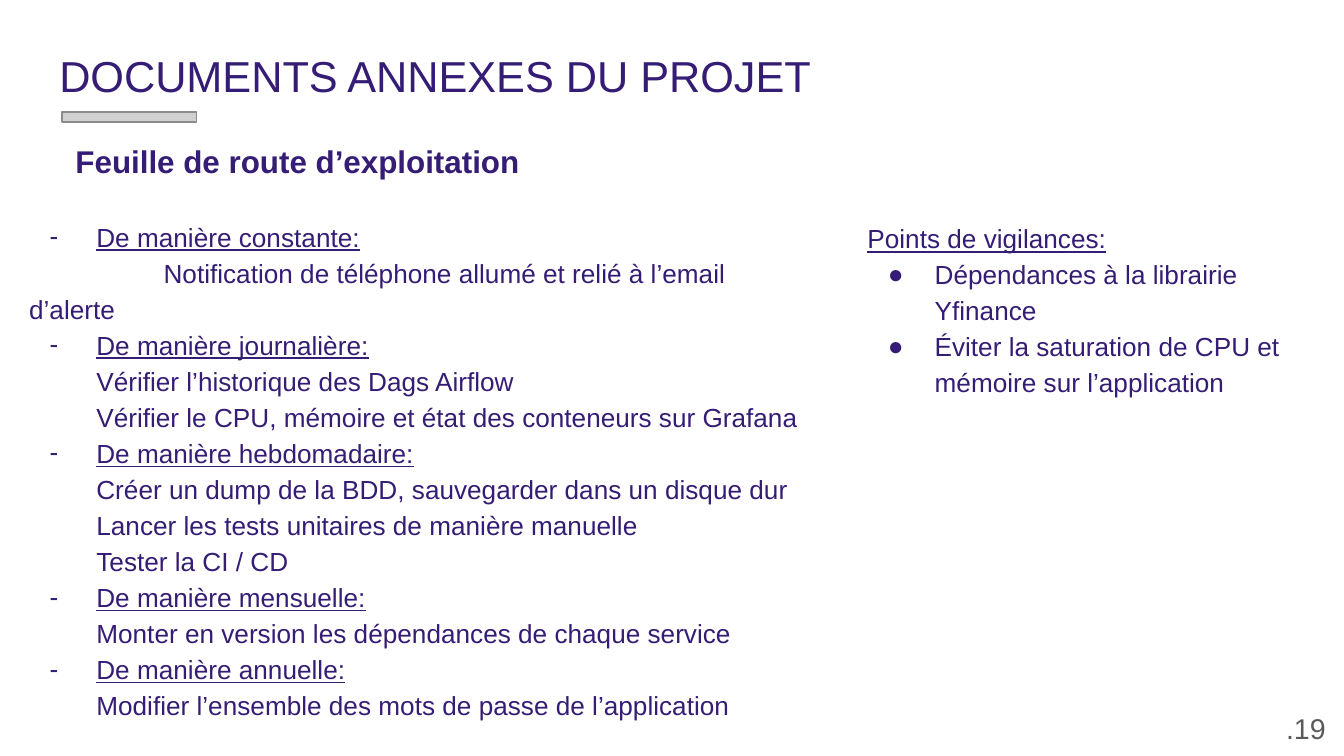
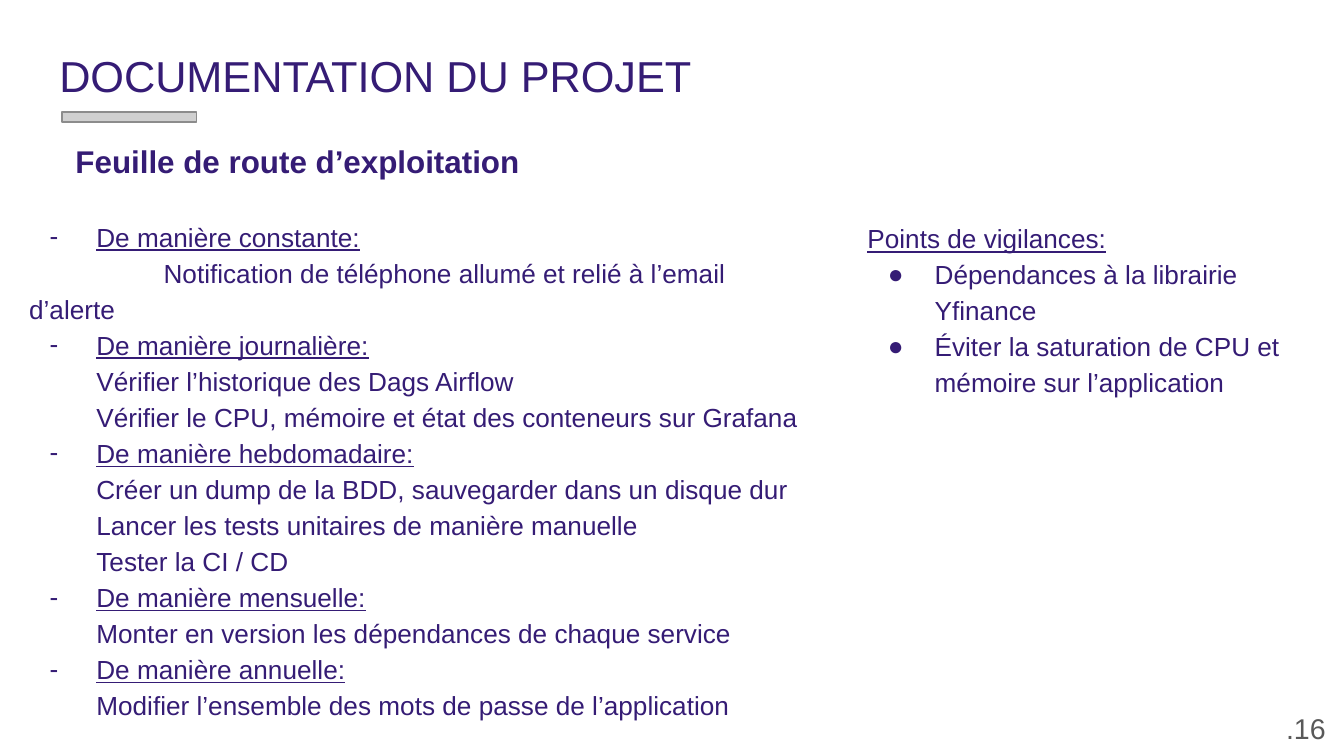
Before and after one commit to gaetancorin/btc_eth_streaming_data, a slide deck: slide 16 of _documentation/DOSSIER DE VALIDATION.pptx (slide 19 before the commit). Drawn at 1344x756 pixels with LibreOffice and Linux fonts; fonts in the diff are those of the drawing; grey boxes stand for pictures; background and template pictures are left out. Boxes give left, top, right and bottom in pixels: in the first picture for what was removed or moved away, otherwise in the second. Text is boxed around its words. In the diff, an @@ line names an element or a change of style, - is before the commit and + after.

```diff
--- a/_documentation/DOSSIER DE VALIDATION.pptx
+++ b/_documentation/DOSSIER DE VALIDATION.pptx
@@ title at [59,61,691,93]: text changed @@
-DOCUMENTS ANNEXES DU PROJET
+DOCUMENTATION DU PROJET
@@ text at [1286,719,1326,740]: text changed @@
-.19
+.16
```
Also in this commit, not shown: 15 other slides changed, 6 slides added, 8 slides removed, 24 other files.
